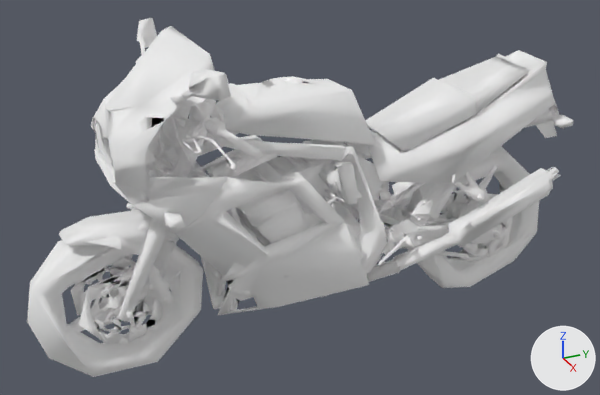
A saved change to the glTF model public/models/kit/bikes/sportbike.far.glb.
The view is the same before and after, from a 50 mm camera at (2.46, -1.17, 1.78) aimed at (-0.01, -0.06, 0.55). The axes (+X, +Y, +Z) are drawn at lower right. The lights are the same throughout. The older version comes first. Where no turn or scale is listed for an object, it has been applied to the vertices. Vertices at exactly the same position are counted once.

The first picture shows 'body'.
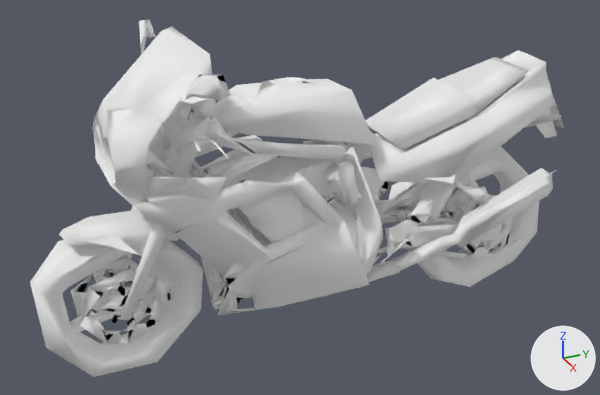
Where the newer file only moved an object's origin or applied its transform, the numbers keep the older frame.

Changed parts and their boxes (x1, y1, x2, y2) in the pictures (600 x 395 px):
'body', reshaped: before (27, 18, 573, 377); after (30, 19, 564, 377)
part 1 of me_body, deleted: before (120, 56, 573, 320)
part 2 of me_body, cut back: before (27, 18, 561, 377); after (93, 101, 496, 309)

The edits, one by one:
me_body is used by ob_body; location (0.0, 0.003, 0.598).
me_body had 6353 vertices, 11930 faces and spanned x -0.39..0.39, y -1.05..1.05, z -0.59..0.59.
me_body now has 1981 vertices, 3486 faces and spans x -0.39..0.39, y -1.01..1.03, z -0.59..0.59.
me_body part 1: 113 loose pieces with 1277 vertices, spanning x -0.24..0.28, y -0.76..1.05, z -0.4..0.47, are deleted.
me_body part 2: 46 vertices moved within x -0.25..0.2, y -0.74..0.96, z -0.4..0.47; 3098 vertices removed from x -0.38..0.38, y -1.05..1.03, z -0.55..0.57; 3 vertices added at x -0.25..0.25, y -0.44..-0.3, z -0.1..0.04.
